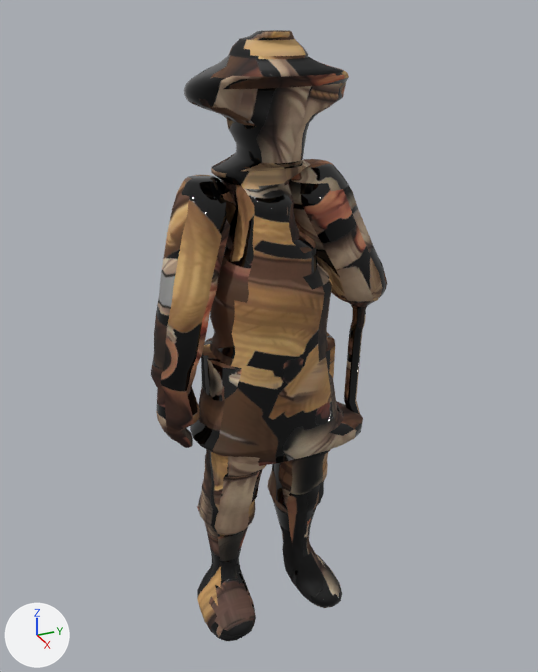
Two versions of the glTF model assets/models/npcs/npc_farmer.glb, one commit apart.
Rendered twice from a camera (50 mm lens) standing at (1.742, -0.786, 1.836) and looking at (-0.035, 0.014, 0.947). Lighting does not change. The marker at lower left points along +X, +Y and +Z. The picture after the commit comes second. Vertices at exactly the same position are counted once.

The scene before the commit, as lines of its bpy script (objects in view):
```python
me_arm_l = bpy.data.meshes.new('arm_L')
me_arm_l.from_pydata(...)  # 2780 vertices, 5540 faces; spans x -0.18..0.18, y -0.34..0.36, z 0.01..1.76
me_arm_l.materials.append(mat_body)
ob_arm_l = bpy.data.objects.new('arm_L', me_arm_l)
ob_arm_l.location = (0.0, 0.0, 0.0)
```
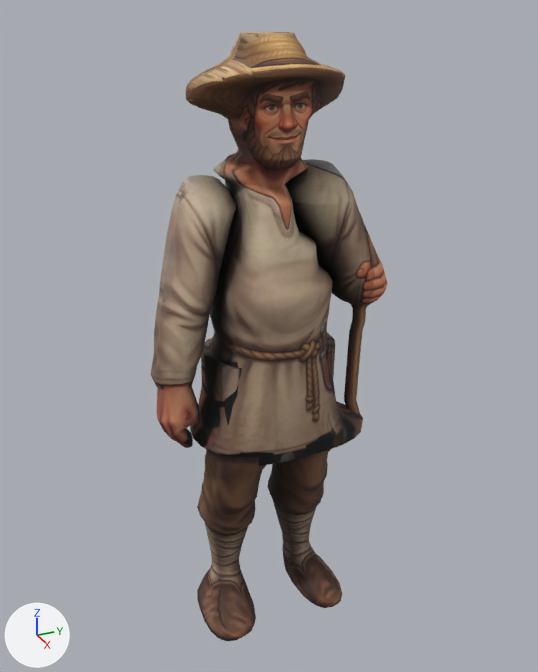
Boxes (x1, y1, x2, y2) around the edits, measured in the pictures (538 x 672 px; the box of a moved part takes in the faces that stretch with it):
'arm_L', reshaped
    before: (151, 30, 387, 641)
    after: (151, 32, 387, 641)
part 1 of me_arm_l, moved or reshaped
    before: (184, 30, 349, 350)
    after: (186, 32, 346, 350)
part 2 of me_arm_l, surface changed
    both: (151, 32, 387, 641)

What the commit changed:
me_arm_l is used by ob_arm_l; location (0.0, 0.0, 0.0).
me_arm_l had 2780 vertices, 5540 faces and spanned x -0.18..0.18, y -0.34..0.36, z 0.01..1.76.
me_arm_l now has 2756 vertices, 5466 faces and spans x -0.18..0.16, y -0.34..0.36, z 0.01..1.75.
me_arm_l part 1: 504 vertices moved from x -0.18..0.16, y -0.2..0.2, z 1.03..1.76 to x -0.18..0.16, y -0.2..0.2, z 1.02..1.75; 307 vertices removed from x -0.18..0.18, y -0.18..0.2, z 1.08..1.76; 283 vertices added at x -0.18..0.16, y -0.19..0.19, z 1.04..1.75.
me_arm_l part 2: 4381 kept faces spanning x -0.18..0.16, y -0.34..0.36, z 0.01..1.75 get new texture (UV) coordinates.
Other edits to the shape of me_arm_l do not show in these pictures.
